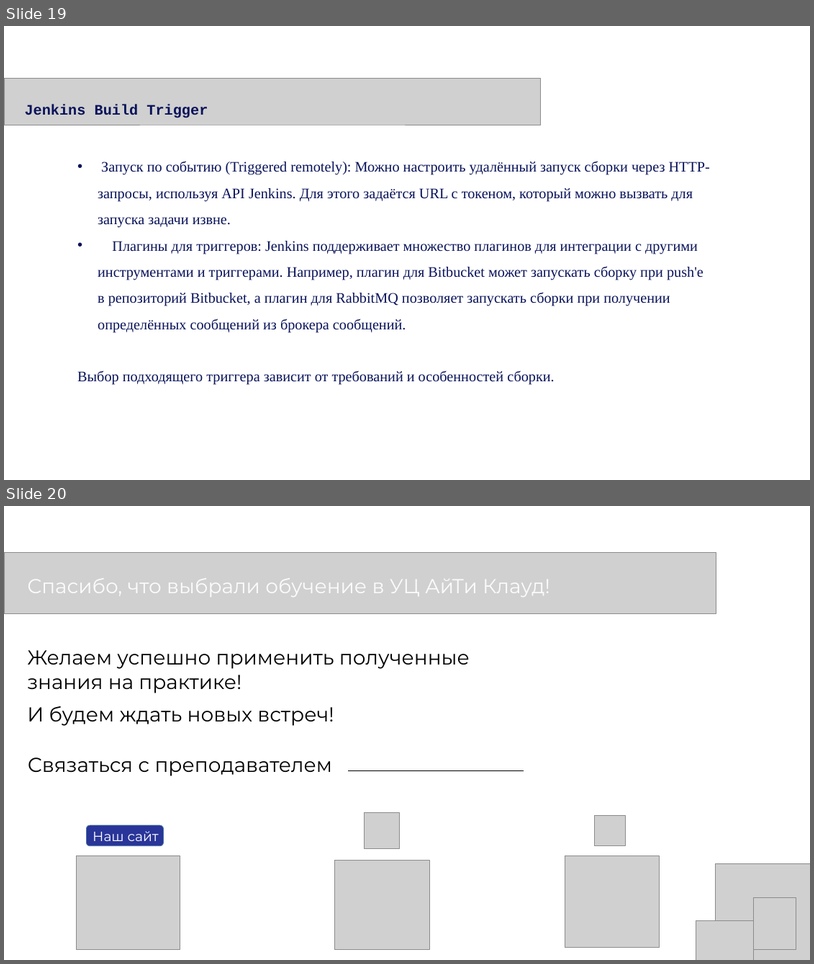
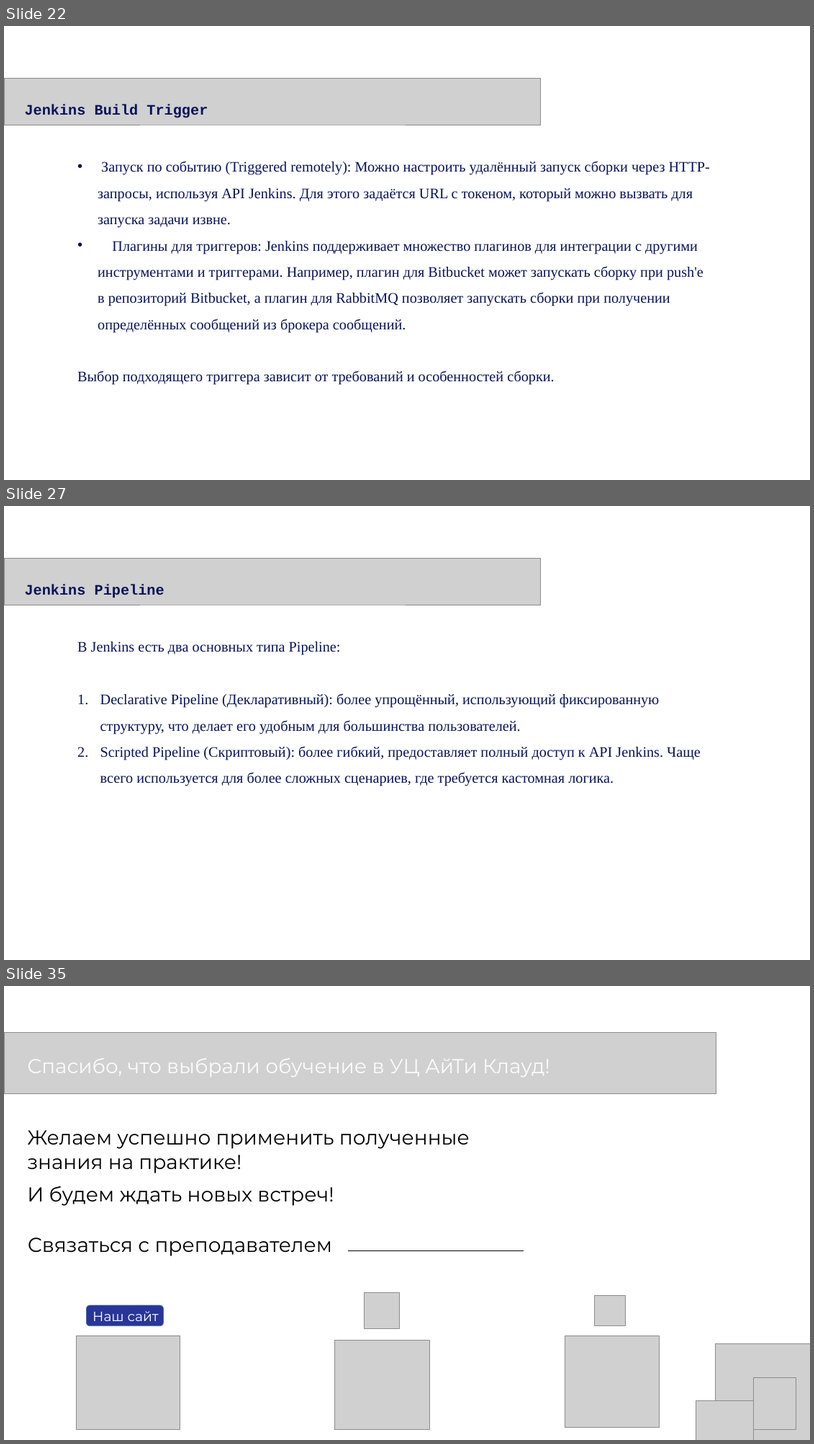
Before and after one commit to Kollekcioner47/jenkins, a slide deck: Jenkins.pptx. Shown one above the other, each under a label of ours: slides 19 and 20 before the commit, slides 22, 27 and 35 after it; the slides between them are not shown. The pictures are 814x964 and 814x1444 pixels, drawn with LibreOffice and Linux fonts; fonts in the diff are those of the drawing; grey boxes stand for pictures. Boxes give left, top, right and bottom in pixels: in the first picture for what was removed or moved away, otherwise in the second. Text is boxed around its words. In the diff, an @@ line names an element or a change of style, - is before the commit and + after.

```diff
--- a/Jenkins.pptx
+++ b/Jenkins.pptx
@@ slide 27 added at (x1=4, y1=506, x2=810, y2=960), background #FFFFFF @@
@@ picture added at (x1=4, y1=558, x2=540, y2=605) @@
@@ text added at (x1=25, y1=584, x2=165, y2=598), 26 pt, text #09135A, bold @@
+Jenkins Pipeline
@@ text added at (x1=77, y1=641, x2=701, y2=786), 26 pt, text #09135A @@
+В Jenkins есть два основных типа Pipeline:
+1. Declarative Pipeline (Декларативный): более упрощённый, использующий фиксированную структуру, что делает его удобным для большинства пользователей.
+2. Scripted Pipeline (Скриптовый): более гибкий, предоставляет полный доступ к API Jenkins. Чаще всего используется для более сложных сценариев, где требуется кастомная логика.
@@ what was slide 19 is now slide 22 @@
@@ what was slide 20 is now slide 35 @@
```
Also in this commit, not shown: 14 other slides added, 4 other files.
